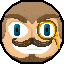
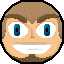
Two versions of the same layered image (w=64, h=64). Layer-by-layer changes:
hid "monocle" over [12, 20, 60, 49]
